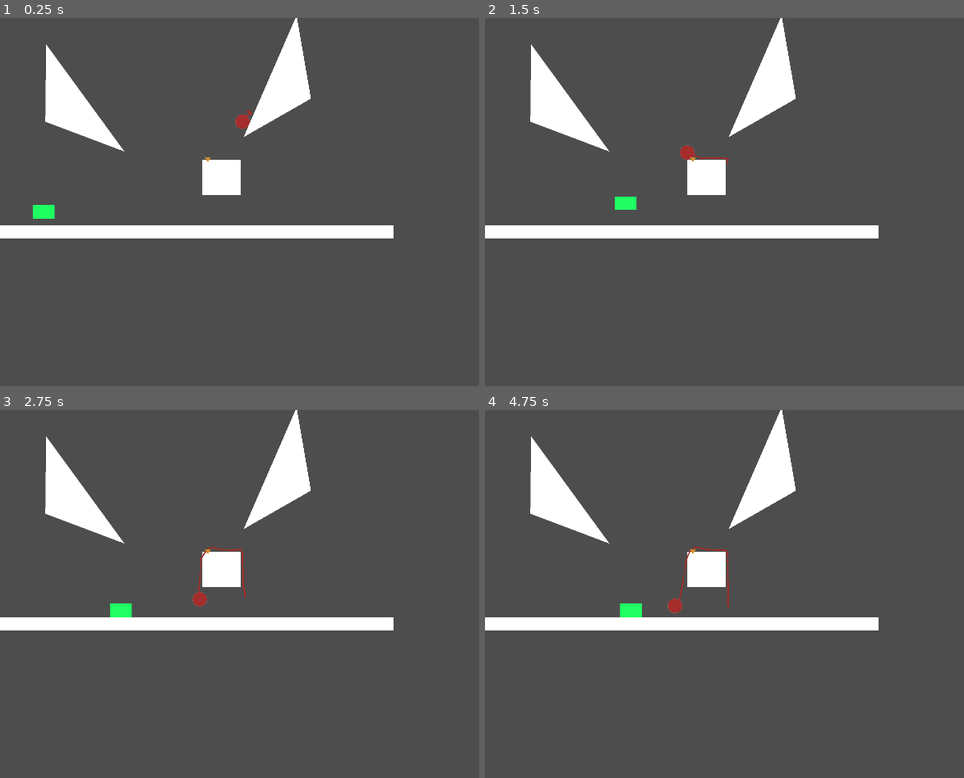
Above: before the commit, frames 1-4 (two rows, left to right).
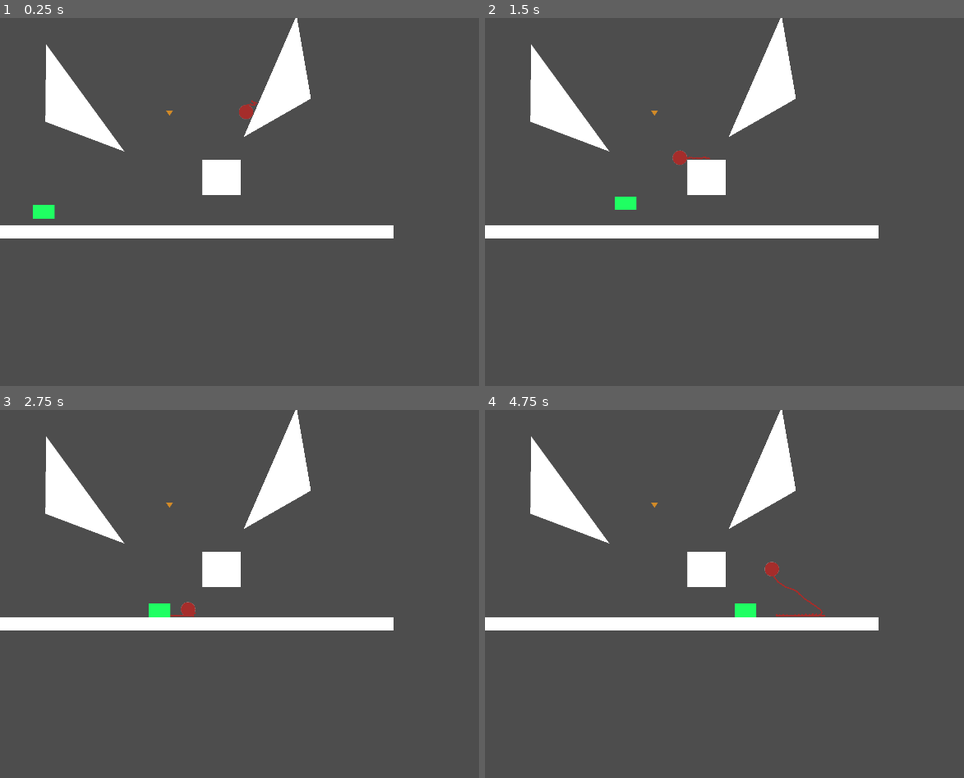
Above: after the commit, the same moments.

Repository: Musa-E/CS422---Group-Project
Game: Godot game, scene res://Yarn/TestYarnScene.tscn
Same seed, same stepped clock (60 frames per second), same inputs: the game is played once before the commit and once after it.
Inputs (mouse positions are in pixels of both pictures, inside the frame that each line leads up to):
- Up to frame 1 (0.25 s): no input
- Up to frame 2 (1.5 s): tap Enter (grab, bound only before the commit) at 0.5, 0.8, 1.35 s; move the mouse to (959, 183) at 0.52 s; hold Right mouse button (grab, bound only after the commit) 0.53-1.28 s; hold Right (ui_right) from 0.53 s (still down); click (959, 183) at 0.67 s; move the mouse to (681, 220) at 1.27 s
- Up to frame 3 (2.75 s): click (196, 612) at 1.55 s; move the mouse to (392, 513) at 2.02 s; release Right (ui_right) at 2.03 s; hold Left (ui_left) from 2.03 s (still down); hold Right mouse button (grab, bound only after the commit) from 2.03 s (still down); click (392, 513) at 2.1 s
- Up to frame 4 (4.75 s): move the mouse to (781, 667) at 2.77 s; release Left (ui_left) at 2.78 s; release Right mouse button (grab, bound only after the commit) at 2.78 s; hold Right (ui_right) 2.78-4.28 s; right-click (781, 667) at 2.85 s; click (781, 667) at 2.92 s; tap Enter (grab, bound only before the commit) at 3.05 s; move the mouse to (outside the picture) at 3.52 s; hold Enter (grab, bound only before the commit) 3.53-4.28 s; click (outside the picture) at 3.8 s; move the mouse to (614, 538) at 4.27 s; hold Left (ui_left) from 4.28 s (still down); click (614, 538) at 4.35 s; right-click (614, 538) at 4.55 s

The runs differ from the first frame. In frame 1, 0.2% of the frame differs, in the area x 34-54%, y 22-40%; in frame 2, 0.2%; in frame 3, 0.7%; in frame 4, 0.8%, in the area x 28-72%, y 25-57%.

Commit message:
Updated player

Diff:
--- a/catandyarn/Player/Cat.gd
+++ b/catandyarn/Player/Cat.gd
@@ -2,6 +2,9 @@
 
 const SPEED = 300.0
 const JUMP_VELOCITY = -400.0
+
+@export var swipe_component: Area2D
+@export var animations: AnimationPlayer
 
 enum State {
 	IDLE,
@@ -18,6 +21,11 @@
 	# As good practice, you should replace UI actions with custom gameplay actions.
 	var direction := Input.get_axis("ui_left", "ui_right")
 	var jump := 1 if Input.is_action_just_pressed("ui_accept") else 0
+
+	# update the direction of the swipe
+	if direction < 0: swipe_component.scale.x = -1
+	if direction > 0: swipe_component.scale.x = 1
+
 	return Vector2(direction, jump)
 
 #func update_state(delta: float, current: State, input: Vector2) -> State:
@@ -39,8 +47,13 @@
 # code for when the player is attached to a rope. We should apply forces instead
 # of modifying the velocity directly.
 func attached_movement(delta: float, input: Vector2) -> void:
+	velocity = Vector2.ZERO
 	# we should update the velocity so the cat is moving to the
 	# next bone on the rope
+	pass
+
+func swipe(delta: float, input: Vector2) -> void:
+	# play animation that activates a hitbox
 	pass
 
 func _physics_process(delta: float) -> void:
@@ -50,6 +63,9 @@
 		attached_movement(delta, input)
 	else:
 		normal_movement(delta, input)
+
+		if Input.is_action_just_pressed("swipe"):
+			swipe(delta, input)
 
 # Area component can only collide with the rope produced by the yarn.
 func _on_check_rope_touch_body_entered(body: Node2D) -> void:
--- a/catandyarn/Player/Cat.tscn
+++ b/catandyarn/Player/Cat.tscn
@@ -1,6 +1,7 @@
-[gd_scene load_steps=4 format=3 uid="uid://tpbw4ldbls7l"]
+[gd_scene load_steps=6 format=3 uid="uid://tpbw4ldbls7l"]
 
 [ext_resource type="Script" path="res://Player/Cat.gd" id="1_so0pf"]
+[ext_resource type="Script" path="res://Player/Swipe.gd" id="2_g1xiq"]
 
 [sub_resource type="RectangleShape2D" id="RectangleShape2D_ye0js"]
 size = Vector2(64, 40)
@@ -8,9 +9,13 @@
 [sub_resource type="RectangleShape2D" id="RectangleShape2D_ij8xi"]
 size = Vector2(64, 40)
 
-[node name="Cat" type="CharacterBody2D"]
+[sub_resource type="RectangleShape2D" id="RectangleShape2D_qy6en"]
+size = Vector2(24, 24)
+
+[node name="Cat" type="CharacterBody2D" node_paths=PackedStringArray("swipe_component")]
 collision_layer = 16
 script = ExtResource("1_so0pf")
+swipe_component = NodePath("Swipe")
 
 [node name="Sprite2D" type="Sprite2D" parent="."]
 
@@ -31,5 +36,21 @@
 position = Vector2(0, -20)
 shape = SubResource("RectangleShape2D_ij8xi")
 
+[node name="Swipe" type="Area2D" parent="."]
+visible = false
+collision_layer = 16
+collision_mask = 2
+script = ExtResource("2_g1xiq")
+
+[node name="CollisionShape2D" type="CollisionShape2D" parent="Swipe"]
+position = Vector2(44, -20)
+shape = SubResource("RectangleShape2D_qy6en")
+
+[node name="Polygon2D" type="Polygon2D" parent="Swipe"]
+color = Color(0.792157, 0.211765, 0.101961, 1)
+polygon = PackedVector2Array(32, -32, 56, -32, 56, -8, 32, -8)
+
+[node name="RigidBody2D" type="RigidBody2D" parent="."]
+
 [connection signal="body_entered" from="CheckRopeTouch" to="." method="_on_check_rope_touch_body_entered"]
 [connection signal="body_exited" from="CheckRopeTouch" to="." method="_on_check_rope_touch_body_exited"]
--- /dev/null
+++ b/catandyarn/Player/Swipe.gd
@@ -0,0 +1,7 @@
+extends Area2D
+
+func start_swipe() -> void:
+	pass
+
+func end_swipe() -> void:
+	pass
--- a/catandyarn/Yarn/TestYarnScene.tscn
+++ b/catandyarn/Yarn/TestYarnScene.tscn
@@ -70,11 +70,11 @@
 [node name="LevelComponents" type="Node2D" parent="."]
 
 [node name="Yarn" parent="LevelComponents" instance=ExtResource("1_6labo")]
-position = Vector2(712, 280)
+position = Vector2(720, 248)
 on_start_segments = 4
 
 [node name="Pin" parent="LevelComponents" instance=ExtResource("2_jbhkq")]
-position = Vector2(608, 408)
+position = Vector2(496, 272)
 
 [node name="Cat" parent="LevelComponents" instance=ExtResource("2_cxiyq")]
 position = Vector2(128, 560)
--- a/catandyarn/project.godot
+++ b/catandyarn/project.godot
@@ -44,7 +44,12 @@
 }
 grab={
 "deadzone": 0.5,
-"events": [Object(InputEventKey,"resource_local_to_scene":false,"resource_name":"","device":0,"window_id":0,"alt_pressed":false,"shift_pressed":false,"ctrl_pressed":false,"meta_pressed":false,"pressed":false,"keycode":4194309,"physical_keycode":0,"key_label":0,"unicode":0,"location":0,"echo":false,"script":null)
+"events": [Object(InputEventMouseButton,"resource_local_to_scene":false,"resource_name":"","device":-1,"window_id":0,"alt_pressed":false,"shift_pressed":false,"ctrl_pressed":false,"meta_pressed":false,"button_mask":0,"position":Vector2(0, 0),"global_position":Vector2(0, 0),"factor":1.0,"button_index":2,"canceled":false,"pressed":false,"double_click":false,"script":null)
+]
+}
+swipe={
+"deadzone": 0.5,
+"events": [Object(InputEventMouseButton,"resource_local_to_scene":false,"resource_name":"","device":-1,"window_id":0,"alt_pressed":false,"shift_pressed":false,"ctrl_pressed":false,"meta_pressed":false,"button_mask":0,"position":Vector2(0, 0),"global_position":Vector2(0, 0),"factor":1.0,"button_index":1,"canceled":false,"pressed":false,"double_click":false,"script":null)
 ]
 }
 
